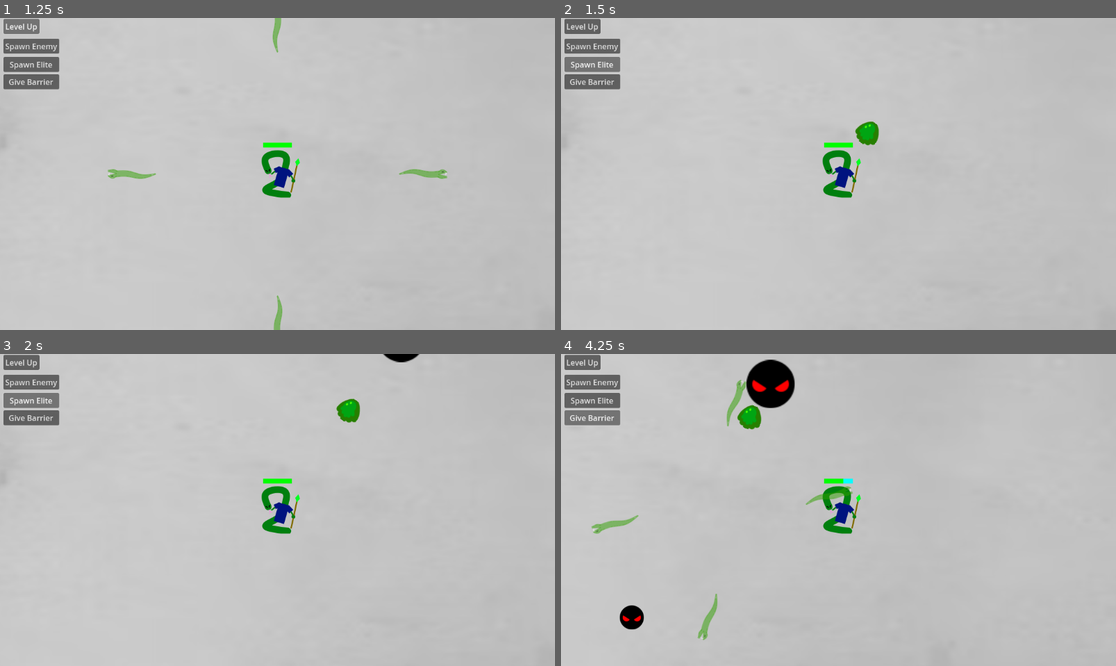
Above: before the commit, frames 1-4 (two rows, left to right).
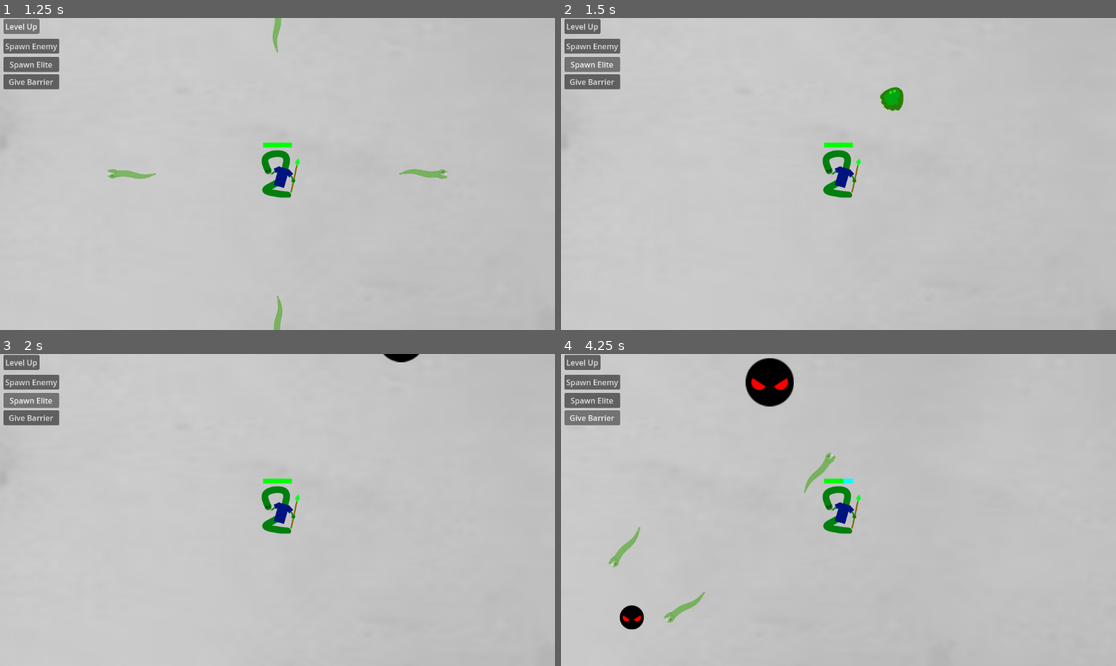
Above: after the commit, the same moments.

Repository: il-Gallone/arcade-rpg
Game: Godot game, scene res://Scenes/test_scene.tscn
Same seed, same stepped clock (60 frames per second), same inputs: the game is played once before the commit and once after it.
Inputs:
- Up to frame 1 (1.25 s): click "Level Up" at 0.5 s
- Up to frame 2 (1.5 s): click "Spawn Elite" at 1.25 s
- Up to frame 3 (2 s): no input
- Up to frame 4 (4.25 s): click "Spawn Enemy" at 2 s; click "Give Barrier" at 2.75 s; hold D (right) from 3.53 s (still down)

Frame 1 is identical in both runs. In frame 2, 0.5% of the frame differs, in the area x 52-62%, y 22-41%; in frame 3, 0.3%; in frame 4, 1.7%, in the area x 5-53%, y 1-92%.

Commit message:
Attack param tweaks

Diff:
--- a/Scenes/Prefabs/Projectiles/bite_proj.tscn
+++ b/Scenes/Prefabs/Projectiles/bite_proj.tscn
@@ -11,10 +11,10 @@
 collision_layer = 0
 collision_mask = 2
 script = ExtResource("1_nak8u")
-duration = 0.6
+duration = 0.3
 damage = 8.0
 buff = ExtResource("2_x6ywu")
-speed = 20.0
+speed = 75.0
 metadata/_custom_type_script = "uid://dpeo4gwq115o8"
 
 [node name="CollisionShape2D" type="CollisionShape2D" parent="."]
--- a/Scenes/Prefabs/Projectiles/snake_bind_proj.tscn
+++ b/Scenes/Prefabs/Projectiles/snake_bind_proj.tscn
@@ -14,6 +14,7 @@
 collision_mask = 2
 script = ExtResource("1_jevid")
 delayedBuff = ExtResource("2_yap8g")
+rotationSpeed = 1.875
 duration = 0.8
 damage = 2.0
 buff = ExtResource("3_0b33c")
--- a/Scenes/Prefabs/Projectiles/venom_proj.tscn
+++ b/Scenes/Prefabs/Projectiles/venom_proj.tscn
@@ -11,10 +11,10 @@
 collision_layer = 0
 collision_mask = 2
 script = ExtResource("1_ci0ii")
-duration = 10.0
+duration = 0.6
 damage = 4.0
 buff = ExtResource("2_jmkkw")
-speed = 300.0
+speed = 780.0
 metadata/_custom_type_script = "uid://dpeo4gwq115o8"
 
 [node name="Sprite2D" type="Sprite2D" parent="."]
